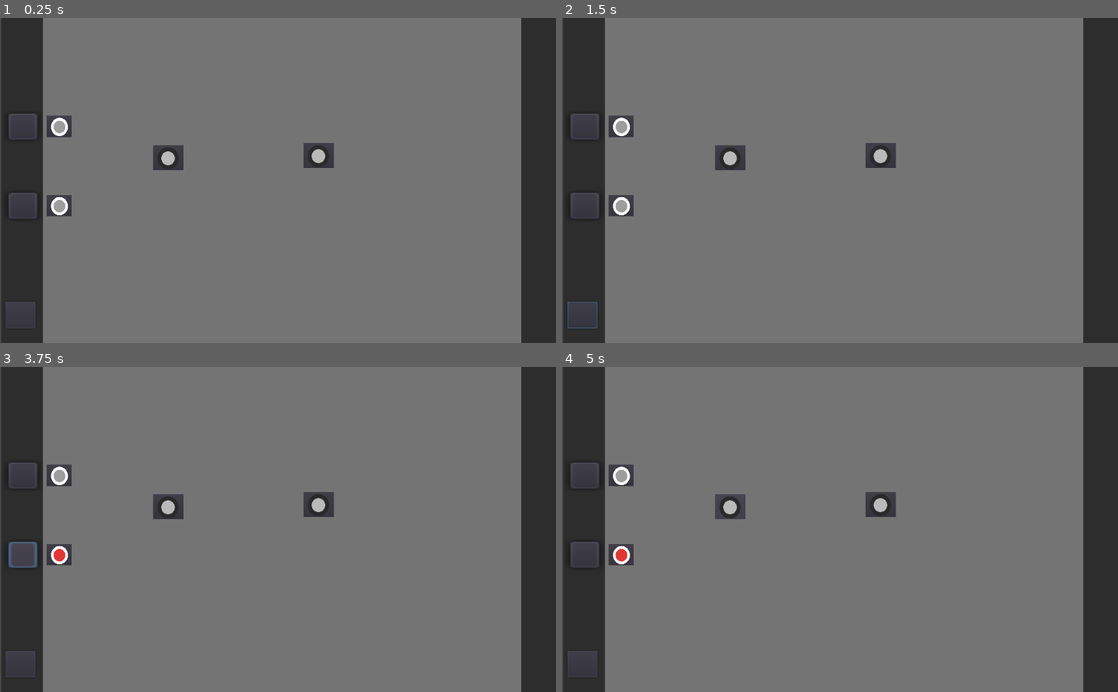
Above: before the commit, frames 1-4 (two rows, left to right).
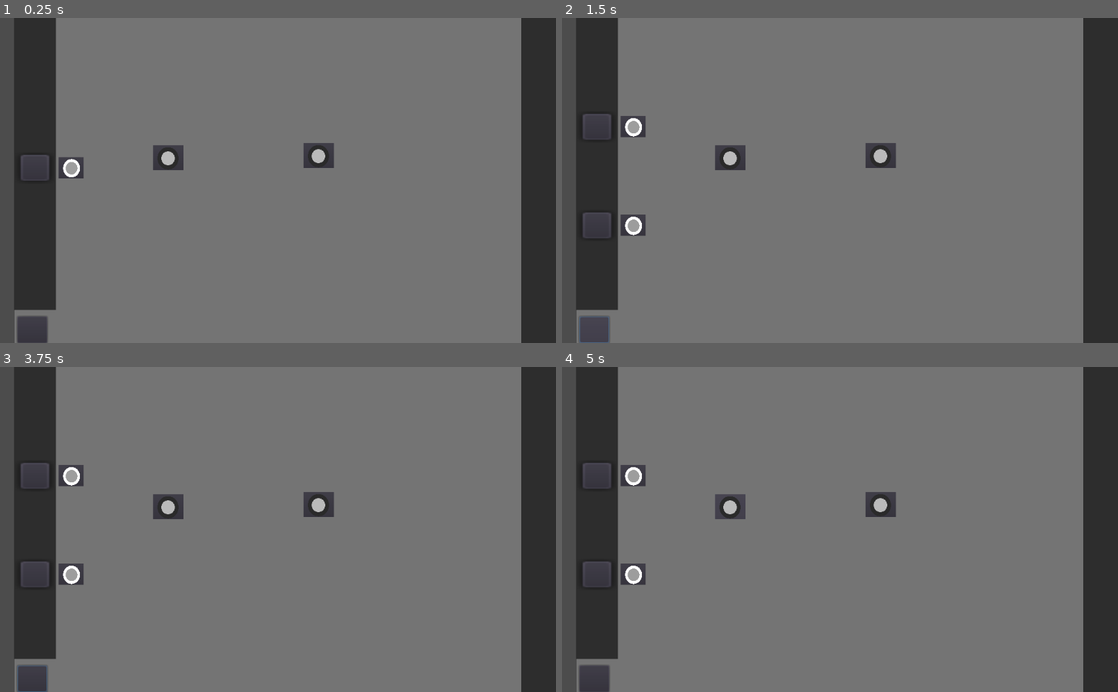
Above: after the commit, the same moments.

Repository: Boyquotes/Logic_Gates
Game: Godot game, scene res://board.tscn
Same seed, same stepped clock (60 frames per second), same inputs: the game is played once before the commit and once after it. This scene is started directly instead of the project's main scene.
Inputs (mouse positions are in pixels of both pictures, inside the frame that each line leads up to):
- Up to frame 1 (0.25 s): no input
- Up to frame 2 (1.5 s): click (584, 313) at 0.52 s; click (595, 330) at 1.27 s
- Up to frame 3 (3.75 s): click (61, 555) at 2.02 s; click (61, 555) at 2.77 s; click (22, 555) at 3.52 s
- Up to frame 4 (5 s): click (728, 506) at 4.25 s

The runs differ from the first frame. In frame 1, 5.4% of the frame differs, in the area x 0-15%, y 0-100%; in frame 2, 5.7%; in frame 3, 5.7%; in frame 4, 5.5%.

Commit message:
added option to add more input buttons, alsoo broke linking buttons

Diff:
--- a/board.tscn
+++ b/board.tscn
@@ -13,12 +13,6 @@
 __meta__ = {
 "_edit_use_anchors_": false
 }
-
-[node name="input_board" parent="." instance=ExtResource( 2 )]
-margin_left = -25.0
-margin_top = -3.0
-margin_right = 52.0
-margin_bottom = 620.0
 
 [node name="plug" parent="." instance=ExtResource( 3 )]
 margin_left = 254.51
@@ -37,3 +31,9 @@
 margin_top = 2.0
 margin_right = 998.0
 margin_bottom = 623.0
+
+[node name="input_board" parent="." instance=ExtResource( 2 )]
+margin_left = -1.48358
+margin_top = 0.529182
+margin_right = 75.5164
+margin_bottom = 546.529
--- /dev/null
+++ b/input_board.gd
@@ -0,0 +1,21 @@
+extends ColorRect
+
+var start_template = load("res://start.tscn")
+var num_inputs = 2
+
+func _on_add_pressed():
+	num_inputs += 1
+
+	var new_start = start_template.instance()
+	self.add_child(new_start)
+
+	var spacing = self.rect_size.y / num_inputs
+	var y_input = spacing
+
+	for i in self.get_children():
+		if "start" in i.get_name():
+			i.set_position(Vector2(9.728, y_input))
+			y_input += spacing
+
+
+	print(new_start.get_name())
--- a/input_board.tscn
+++ b/input_board.tscn
@@ -1,28 +1,28 @@
-[gd_scene load_steps=2 format=2]
+[gd_scene load_steps=3 format=2]
 
 [ext_resource path="res://start.tscn" type="PackedScene" id=1]
+[ext_resource path="res://input_board.gd" type="Script" id=2]
 
 [node name="input_board" type="ColorRect"]
 margin_left = 2.0
-margin_top = -14.0
+margin_top = -15.1892
 margin_right = 79.0
-margin_bottom = 616.0
+margin_bottom = 530.811
 color = Color( 0.180392, 0.180392, 0.180392, 1 )
+script = ExtResource( 2 )
 __meta__ = {
 "_edit_use_anchors_": false
 }
 
-[node name="start0" parent="." instance=ExtResource( 1 )]
-position = Vector2( 11.4431, 331.718 )
+[node name="start" parent="." instance=ExtResource( 1 )]
+position = Vector2( 9.7282, 257.683 )
 
-[node name="start1" parent="." instance=ExtResource( 1 )]
-position = Vector2( 11.4431, 185.512 )
-
-[node name="Button" type="Button" parent="."]
-margin_left = 8.23785
-margin_top = 535.297
-margin_right = 63.2379
-margin_bottom = 584.297
+[node name="add" type="Button" parent="."]
+margin_left = 6.11892
+margin_top = 557.546
+margin_right = 61.119
+margin_bottom = 606.546
 __meta__ = {
 "_edit_use_anchors_": false
 }
+[connection signal="pressed" from="add" to="." method="_on_add_pressed"]
